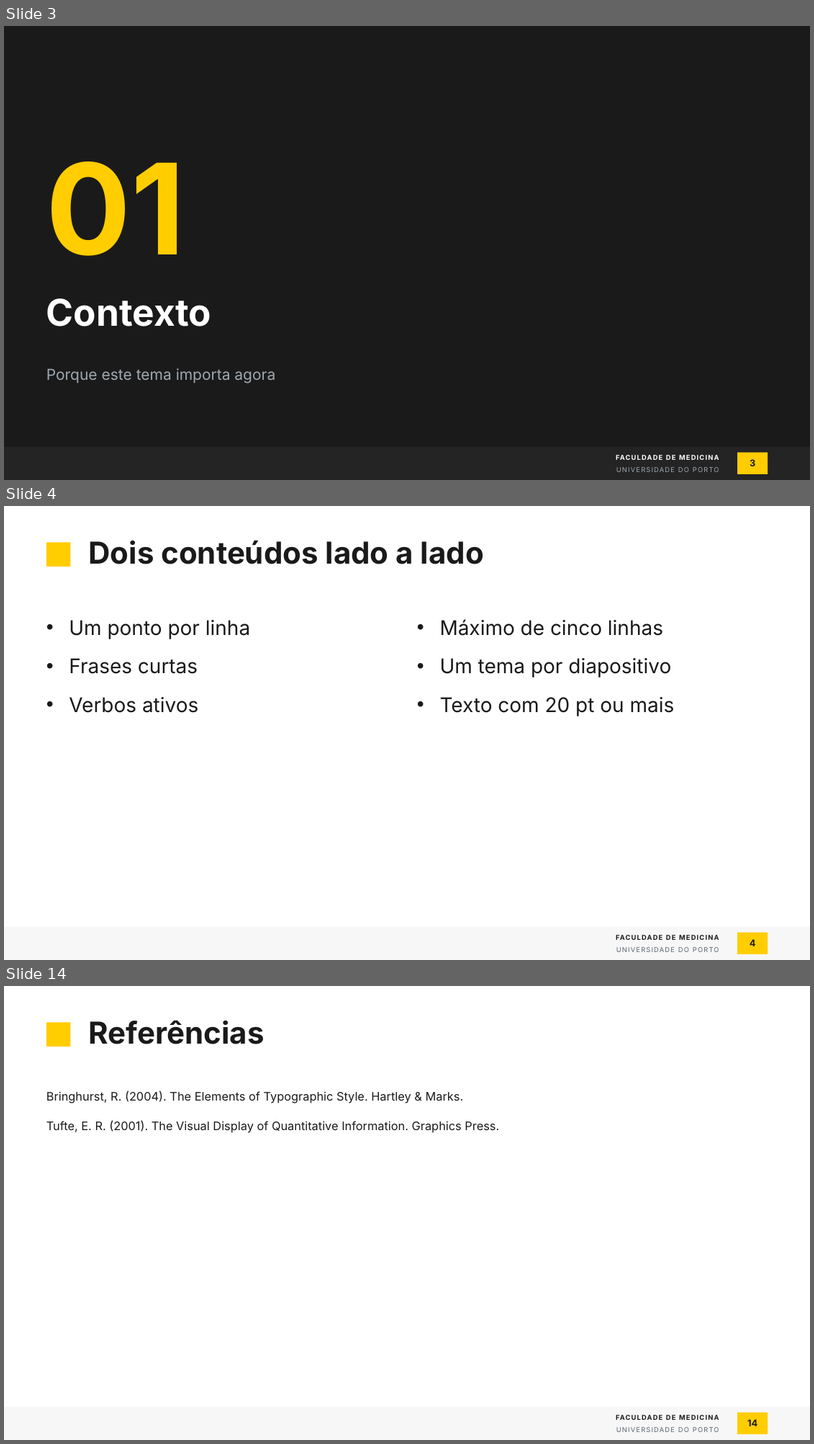
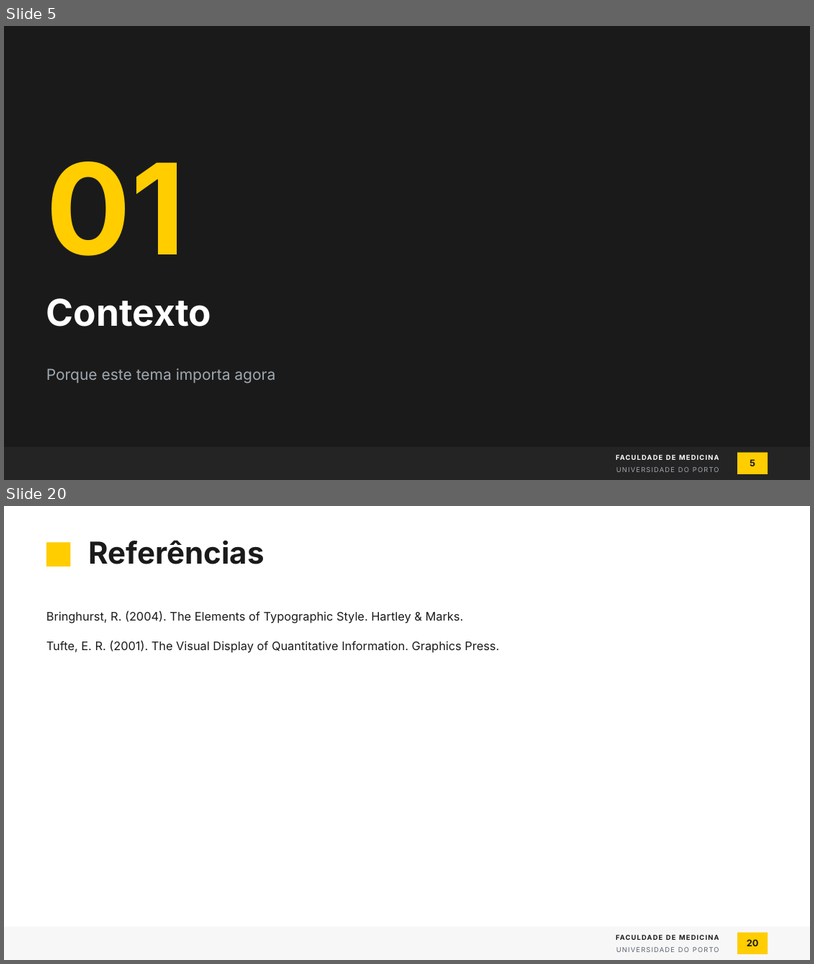
Before and after one commit to tiagojct/quarto-fmup, a slide deck: pptx/fmup-exemplo.pptx. Shown one above the other, each under a label of ours: slides 3, 4 and 14 before the commit, slides 5 and 20 after it; the slides between them are not shown. The pictures are 814x1444 and 814x964 pixels, drawn with LibreOffice and Linux fonts; fonts in the diff are those of the drawing; background and template pictures are left out. Boxes give left, top, right and bottom in pixels: in the first picture for what was removed or moved away, otherwise in the second. Text is boxed around its words. In the diff, an @@ line names an element or a change of style, - is before the commit and + after.

```diff
--- a/pptx/fmup-exemplo.pptx
+++ b/pptx/fmup-exemplo.pptx
@@ slide 4 removed at (x1=4, y1=506, x2=810, y2=960), background #FFFFFF; not listed: 5 template elements that a slide beside it also shows @@
@@ title removed at (x1=89, y1=540, x2=484, y2=564) @@
-Dois conteúdos lado a lado
@@ text removed at (x1=69, y1=620, x2=250, y2=713) @@
-• Um ponto por linha
-• Frases curtas
-• Verbos ativos
@@ text removed at (x1=440, y1=619, x2=675, y2=716) @@
-• Máximo de cinco linhas
-• Um tema por diapositivo
-• Texto com 20 pt ou mais
@@ page number removed at (x1=750, y1=939, x2=756, y2=946) @@
-4
@@ what was slide 3 is now slide 5 @@
@@ page number at (x1=750, y1=459, x2=756, y2=466): text changed @@
-3
+5
@@ what was slide 14 is now slide 20 @@
@@ page number at (x1=747, y1=939, x2=759, y2=946): text changed @@
-14
+20
```
Also in this commit, not shown: 10 slides changed, 8 slides added, 1 other slide removed, 5 other files.
